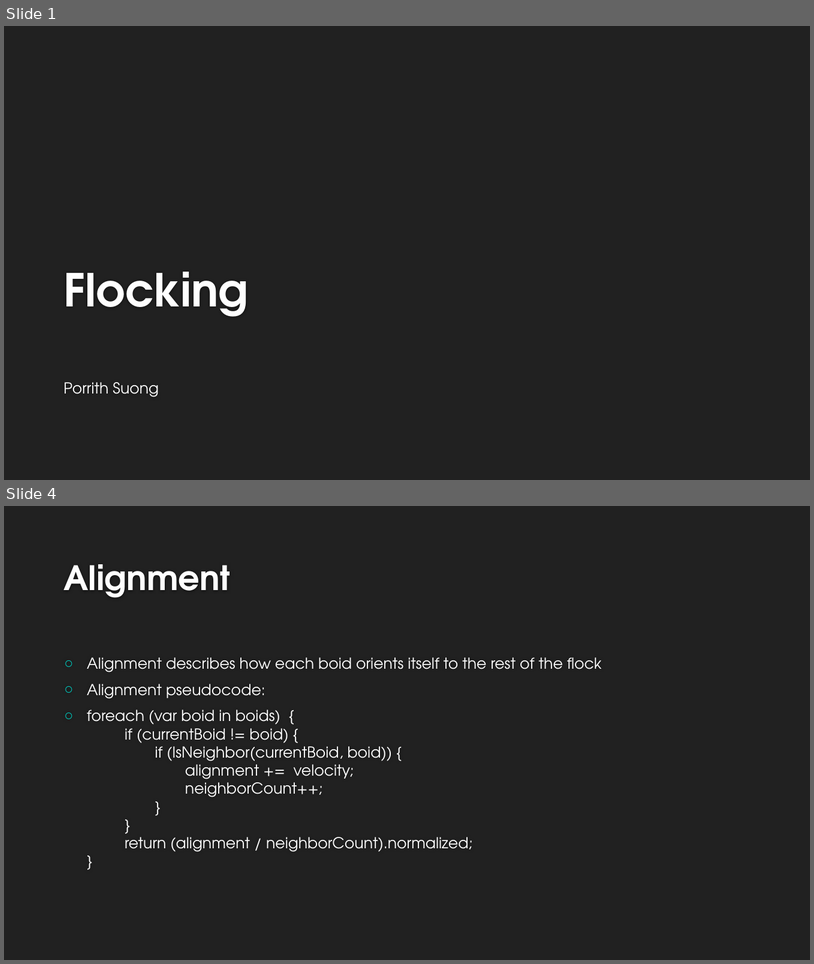
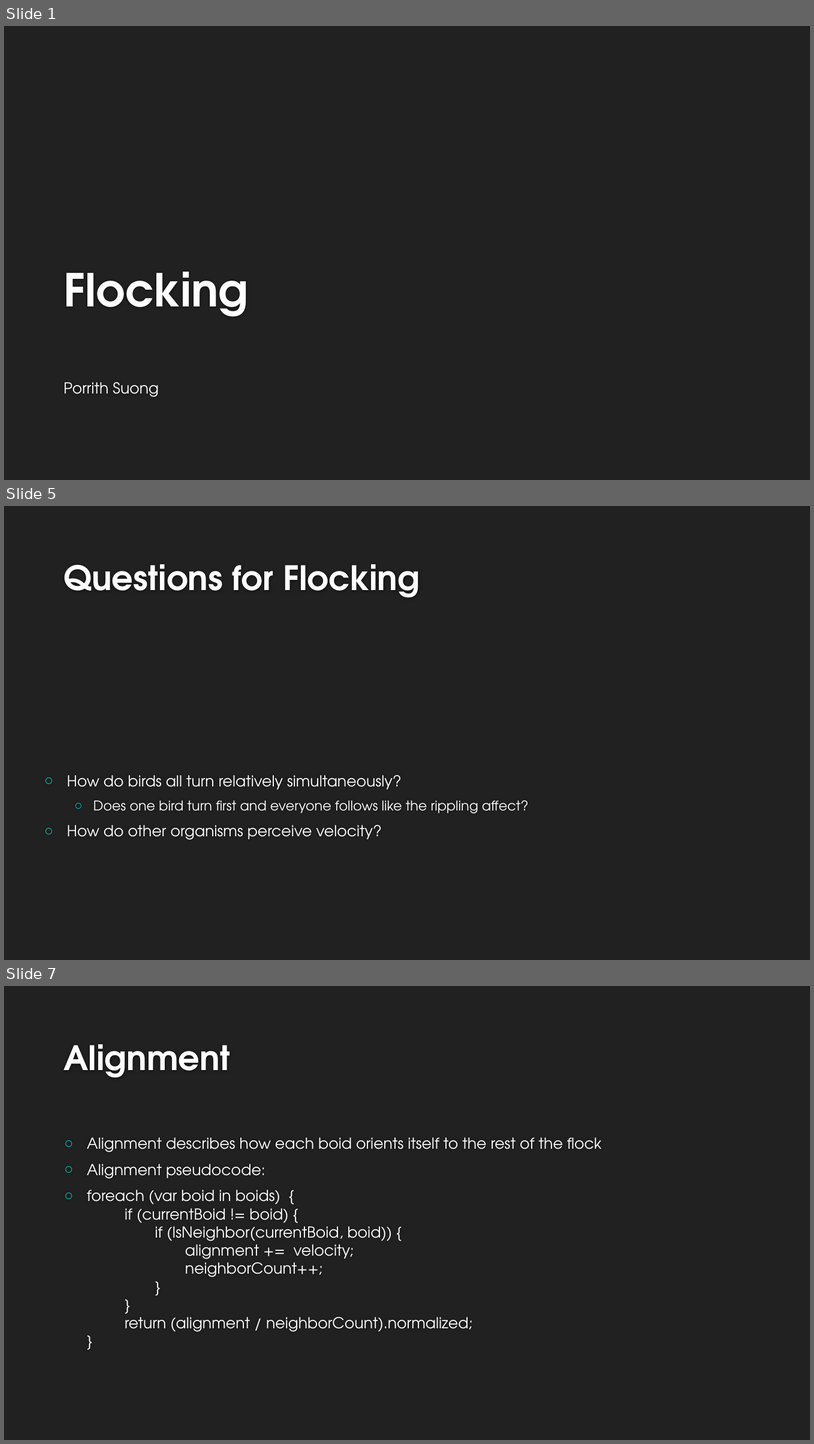
Before and after one commit to psuong/boids-controller, a slide deck: Flocking.pptx. Shown one above the other, each under a label of ours: slides 1 and 4 before the commit, slides 1, 5 and 7 after it; the slides between them are not shown. The pictures are 814x964 and 814x1444 pixels, drawn with LibreOffice and Linux fonts; fonts in the diff are those of the drawing; background and template pictures are left out. Boxes give left, top, right and bottom in pixels: in the first picture for what was removed or moved away, otherwise in the second. Text is boxed around its words. In the diff, an @@ line names an element or a change of style, - is before the commit and + after.

```diff
--- a/Flocking.pptx
+++ b/Flocking.pptx
@@ slide 5 added at box(4, 506, 810, 960), background #212121 @@
@@ title added at box(63, 564, 420, 598), 40 pt, text #FEFEFE, bold @@
+Questions for Flocking
@@ text added at box(67, 775, 529, 840), 18 pt, text #FFFFFF @@
+○ How do birds all turn relatively simultaneously?
+  ○ Does one bird turn first and everyone follows like the rippling affect?
+○ How do other organisms perceive velocity?
@@ what was slide 4 is now slide 7 @@
```
Also in this commit, not shown: 3 slides changed, 3 other slides added, 11 other files.
